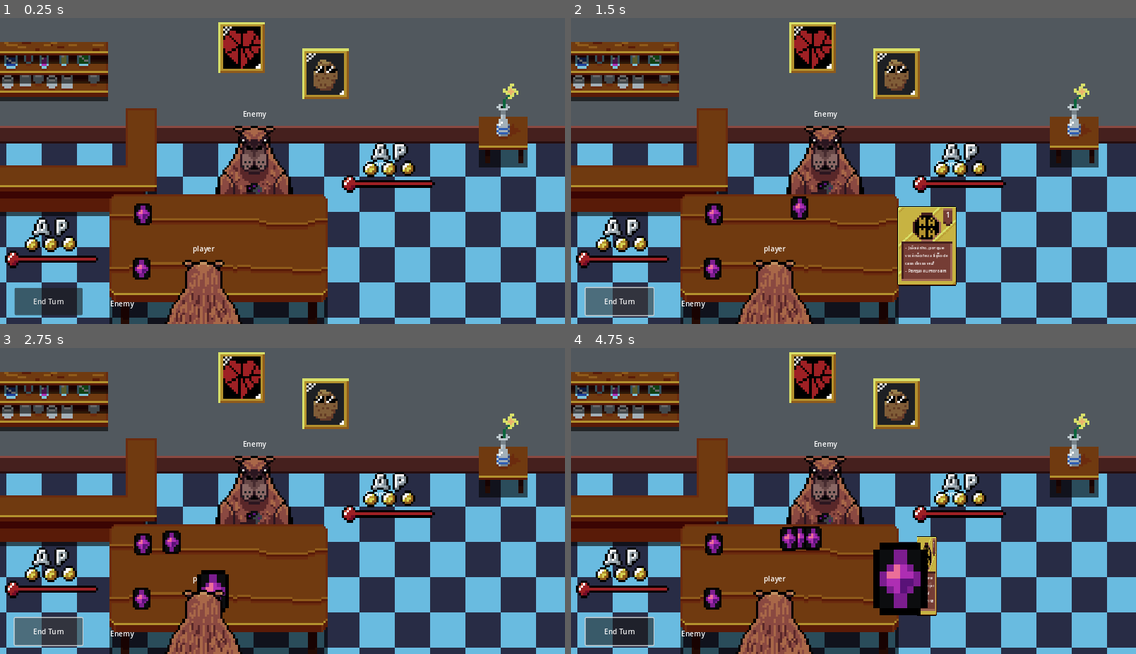
Above: before the commit, frames 1-4 (two rows, left to right).
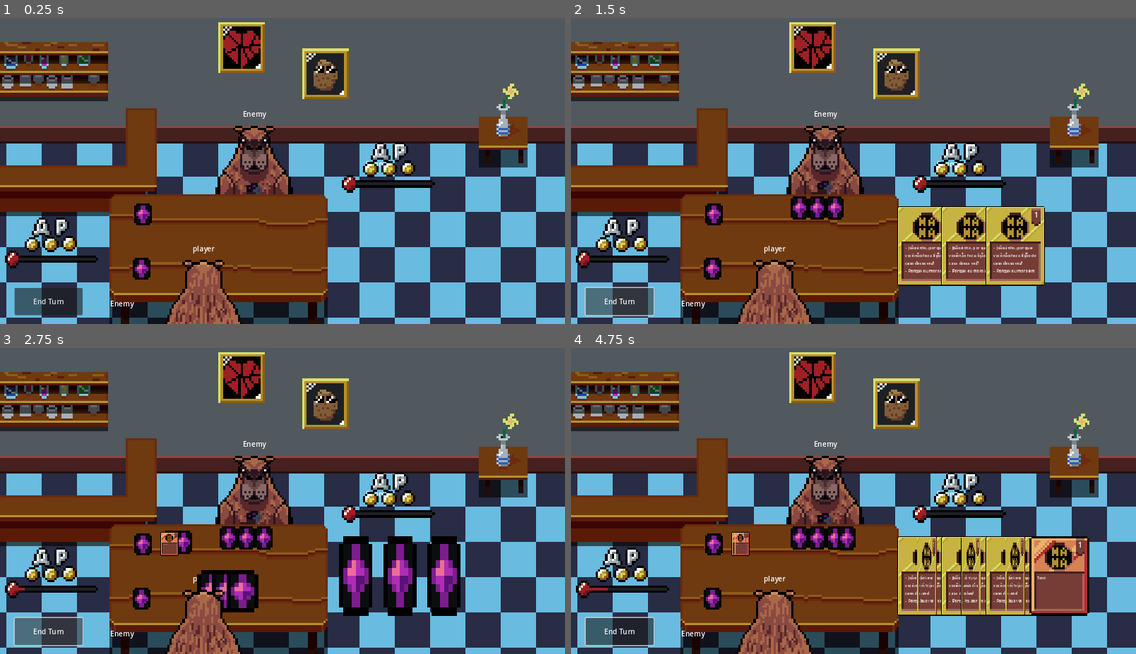
Above: after the commit, the same moments.

Repository: Buckviser/GameJam
Game: Godot game, scene res://scenes/battle_table.tscn
The game is run twice, just before and just after one commit, with the same random seed, the same clock (stepped at 60 frames per second) and the same inputs.
Inputs (mouse positions are in pixels of both pictures, inside the frame that each line leads up to):
- Up to frame 1 (0.25 s): no input
- Up to frame 2 (1.5 s): click "End Turn" at 0.5 s; click "End Turn" at 1.25 s
- Up to frame 3 (2.75 s): click "End Turn" at 2 s
- Up to frame 4 (4.75 s): tap Enter at 2.75 s; move the mouse to (977, 479) at 2.77 s; tap Z at 2.85, 3.6, 4.35 s; click (977, 479) at 2.92 s; tap Space at 3.02, 3.77 s; move the mouse to (740, 510) at 3.52 s; click (740, 510) at 3.67 s; move the mouse to (910, 424) at 4.27 s; click (910, 424) at 4.42 s

The runs differ from the first frame. In frame 1, 0.3% of the frame differs, in the area x 3-77%, y 53-80%; in frame 2, 5.3%; in frame 3, 6.5%; in frame 4, 10%, in the area x 6-92%, y 53-88%.
Error before the commit: Invalid call. Nonexistent function 'can_use_card' in base 'Node2D (Character)'. (res://scenes/battle_table.tscn::GDScript_si2f6:123)
Error after the commit: Invalid access to property or key 'card_owner' on a base object of type 'null instance'. (res://scenes/battle_table.tscn::GDScript_si2f6:117)

Commit message:
save

Diff:
--- a/scenes/battle_table.tscn
+++ b/scenes/battle_table.tscn
@@ -85,14 +85,9 @@
 
 	enemy_data[\"name\"] = \"Enemy\"
 	enemy_data[\"sprite\"] = \"res://sprites/Enemy.png\"
-	enemy_data[\"draw_amount\"] = 1
-
-	player_data[\"draw_amount\"] = 1
 	var card_factory := CardFactory.new()
 
 	for i in range(0, 15):
-#		player_data[\"deck\"].append(_test_card.duplicate(true))
-#		enemy_data[\"deck\"].append(_test_card_2.duplicate(true))
 		player_data[\"deck\"].append(card_factory.get_card_info())
 		enemy_data[\"deck\"].append(_test_card_2.duplicate(true))
 
@@ -118,8 +113,10 @@
 
 	_player_obj = p_player
 	p_player.set_character_type(\"player\")
-
 	_enemy_obj = p_enemy
+
+	$gui.link_character_to_gui(p_player, true)
+	$gui.link_character_to_gui(p_enemy, false)
 
 	p_player.position = _player_position.position
 	p_enemy.position = _enemy_position.position
@@ -135,7 +132,7 @@
 	if p_card.card_owner != _action_owner:
 		return
 
-	if p_card.card_owner.can_use_card(p_card) == false:
+	if p_card.card_owner.request_card_activation(p_card) == false:
 		return
 
 	var final_pos
@@ -161,11 +158,15 @@
 	if p_card.card_owner == _enemy_obj:
 		p_card.flip(false, true)
 		_enemy_discard_pile.append(p_card.get_card_data())
-		$gui/player_health.text = str(_player_obj.receive_damage(p_card))
+		if _player_obj.receive_damage(p_card):
+			_end_match(_enemy_obj)
+			return
 
 	else:
 		_player_discard_pile.append(p_card.get_card_data())
-		$gui/enemy_health.text = str(_enemy_obj.receive_damage(p_card))
+		if _enemy_obj.receive_damage(p_card):
+			_end_match(_player_obj)
+			return
 
 
 # --- Private Functions ---
@@ -209,6 +210,8 @@
 func _new_turn() -> void:
 	await _discard_characters_cards()
 	_draw_characters_cards()
+	_enemy_obj.new_turn()
+	_player_obj.new_turn()
 	_action_owner = _player_obj
 
 
@@ -303,6 +306,14 @@
 	await tween.finished
 
 
+func _end_match(p_winner: Character) -> void:
+	if p_winner == _player_obj:
+		print(\"player win\")
+
+	else:
+		print(\"player lose\")
+
+
 func _connect_player_card_signals(p_card: Node2D) -> void:
 	var child = p_card.get_child(1)
 
@@ -361,6 +372,81 @@
 
 func _on_end_turn_button_pressed() -> void:
 	_enemy_turn()
+"
+
+[sub_resource type="GDScript" id="GDScript_faqgp"]
+script/source = "extends CanvasLayer
+
+# --- Signals ---
+# --- Enums ---
+# --- Constants ---
+
+
+# --- Exported Variables ---
+@export var _player_laugh_bar: TextureProgressBar
+@export var _player_action_points: Sprite2D
+@export var _enemy_laugh_bar: TextureProgressBar
+@export var _enemy_action_points: Sprite2D
+
+
+# --- Public Variables ---
+# --- Private Variables ---
+# --- Onready Variables ---
+
+
+# --- Engine Callbacks ---
+func _ready() -> void:
+	pass
+
+
+# --- Public Functions ---
+func link_character_to_gui(p_character: Character, p_is_player: bool) -> void:
+	if p_is_player:
+		_player_laugh_bar.max_value = p_character.laugh_limit
+
+	else:
+		_enemy_laugh_bar.max_value = p_character.laugh_limit
+
+	p_character.action_points_changed.connect(_on_action_points_changed.bind(p_is_player))
+	p_character.laugh_gauge_changed.connect(_on_laugh_gauge_changed.bind(p_is_player))
+
+
+func unlink_character_to_gui(p_character: Character) -> void:
+	p_character.action_points_changed.disconnect(_on_action_points_changed)
+	p_character.laugh_gauge_changed.disconnect(_on_laugh_gauge_changed)
+
+
+# --- Private Functions ---
+# - Common Use Functions -
+# - Setget Functions -
+
+
+# - Signal Functions -
+func _on_action_points_changed(p_current_value: int, p_is_player: bool) -> void:
+	var container
+
+	if p_is_player:
+		container = _player_action_points
+
+	else:
+		container = _enemy_action_points
+
+	for node in container.get_children():
+		if p_current_value >= node.name.to_int():
+			node.visible = true
+
+		else:
+			node.visible = false
+
+
+func _on_laugh_gauge_changed(p_current_value: int, p_is_player: bool) -> void:
+	print(p_current_value)
+	if p_is_player:
+		_player_laugh_bar.value = p_current_value
+
+	else:
+		_enemy_laugh_bar.value = p_current_value
+
 "
 
 [node name="battle_table" type="Control" node_paths=PackedStringArray("_enemy_hand_container", "_player_hand_container" …(200 unchanged characters)…
@@ -420,7 +506,12 @@
 position = Vector2(-174, 106)
 texture = ExtResource("2_7xvee")
 
-[node name="gui" type="CanvasLayer" parent="."]
+[node name="gui" type="CanvasLayer" parent="." node_paths=PackedStringArray("_player_laugh_bar", "_player_action_points", "_enemy_laugh_bar", "_enemy_action_points")]
+script = SubResource("GDScript_faqgp")
+_player_laugh_bar = NodePath("player_status/laugh_bar/progress")
+_player_action_points = NodePath("player_status/action_points")
+_enemy_laugh_bar = NodePath("enemy_status/laugh_bar/progress")
+_enemy_action_points = NodePath("enemy_status/action_points")
 
 [node name="end_turn_button" type="Button" parent="gui"]
 offset_left = 33.0
@@ -495,7 +586,6 @@
 offset_left = 30.0
 offset_right = 205.0
 offset_bottom = 40.0
-value = 100.0
 nine_patch_stretch = true
 texture_progress = ExtResource("5_4ib00")
 
@@ -595,7 +685,6 @@
 offset_left = 30.0
 offset_right = 205.0
 offset_bottom = 40.0
-value = 100.0
 nine_patch_stretch = true
 texture_progress = ExtResource("5_4ib00")
 
--- a/scenes/card.tscn
+++ b/scenes/card.tscn
@@ -46,12 +46,12 @@
 var card_owner: Character
 var card_power: int
 var card_type: String
+var card_cost := 1
 
 
 # --- Private Variables ---
 var _card_name: String
 var _card_text: String
-var _card_cost := 1
 var _card_rarity := 1
 var _flip_side := 0
 
@@ -69,11 +69,11 @@
 	_card_name = p_dict_info[\"name\"]
 	_card_text = p_dict_info[\"text\"]
 	card_type = p_dict_info[\"type\"]
-	_card_cost = p_dict_info[\"cost\"]
+	card_cost = p_dict_info[\"cost\"]
 	_card_rarity = p_dict_info[\"rarity\"]
 
 	_card_description_node.text = _card_text
-	_card_cost_node.text = str(_card_cost)
+	_card_cost_node.text = str(card_cost)
 	_solve_card_power()
 
 	match _card_rarity:
@@ -108,7 +108,7 @@
 	dict[\"name\"] = _card_name
 	dict[\"text\"] = _card_text
 	dict[\"type\"] = card_type
-	dict[\"cost\"] = _card_cost
+	dict[\"cost\"] = card_cost
 	dict[\"rarity\"] = _card_rarity
 
 	return dict
@@ -171,33 +171,33 @@
 # - Common Use Functions -
 func _solve_card_power() -> void:
 	if _card_rarity == 1:
-		if _card_cost == 1:
+		if card_cost == 1:
 			card_power = 3
 
-		elif _card_cost == 2:
+		elif card_cost == 2:
 			card_power = 4
 
-		elif _card_cost == 3:
+		elif card_cost == 3:
 			card_power = 6
 
 	elif _card_rarity == 2:
-		if _card_cost == 1:
+		if card_cost == 1:
 			card_power = 5
 
-		elif _card_cost == 2:
+		elif card_cost == 2:
 			card_power = 7
 
-		elif _card_cost == 3:
+		elif card_cost == 3:
 			card_power = 9
 
 	elif _card_rarity == 3:
-		if _card_cost == 1:
+		if card_cost == 1:
 			card_power = 8
 
-		elif _card_cost == 2:
+		elif card_cost == 2:
 			card_power = 10
 
-		elif _card_cost == 3:
+		elif card_cost == 3:
 			card_power = 11
 
 
--- a/scripts/card_factory.gd
+++ b/scripts/card_factory.gd
@@ -6,15 +6,382 @@
 # --- Exported Variables ---
 # --- Public Variables ---
 
-var a = {
-	"name": "Card", "text": "Test", "type": Constants.JokesTypes.PIADINHAS,
-	"rarity": 1, "cost": 1, "base_force": 1
+
+# --- Private Variables ---
+var _objects_cards := {
+	1: [
+		{"name": "",
+		"text": "Por que a moça adotou uma garrafa?
+		Porque ela era uma garrafa pet",
+		"type": Constants.JokesTypes.OBJETO, "rarity": 1, "cost": 2},
+
+		{"name": "",
+		"text": "O que o martelo foi fazer na igreja?
+		Ele foi pregar",
+		"type": Constants.JokesTypes.OBJETO, "rarity": 1, "cost": 1},
+
+		{"name": "",
+		"text": "Qual o nome da mãe de todos os legumes?
+		Mãe-dioca",
+		"type": Constants.JokesTypes.OBJETO, "rarity": 1, "cost": 1},
+
+		{"name": "",
+		"text": "Qual é a tecla favorita do astronauta?
+		O espaço",
+		"type": Constants.JokesTypes.OBJETO, "rarity": 1, "cost": 2},
+
+		{"name": "",
+		"text": "Como dar nó em duas motos?
+		Você pega Yamaha!",
+		"type": Constants.JokesTypes.OBJETO, "rarity": 1, "cost": 3},
+
+		{"name": "",
+		"text": "Qual é a cidade brasileira que não tem táxi?
+		Uberlândia",
+		"type": Constants.JokesTypes.OBJETO, "rarity": 1, "cost": 3},
+
+		{"name": "",
+		"text": "O que o tijolo falou para o outro?
+		Há um ciumento entre nós",
+		"type": Constants.JokesTypes.OBJETO, "rarity": 1, "cost": 2},
+
+		{"name": "",
+		"text": "Qual é o alimento mais sagrado que existe?
+		O amém doím",
+		"type": Constants.JokesTypes.OBJETO, "rarity": 1, "cost": 1},
+
+		{"name": "",
+		"text": "Como que o mineiro usa a internet?
+		Pelo UAI-fai",
+		"type": Constants.JokesTypes.OBJETO, "rarity": 1, "cost": 2},
+
+		{"name": "",
+		"text": "Por que o pão não entende a batata?
+		Porque o pão é francês e a batata é inglesa",
+		"type": Constants.JokesTypes.OBJETO, "rarity": 1, "cost": 2},
+	],
+
+	2: [
+		{"name": "",
+		"text": "Por que o pinheiro nunca se perde na floresta?
+		Porque ele tem uma pinha! (Um mapinha)",
+		"type": Constants.JokesTypes.OBJETO, "rarity": 2, "cost": 1},
+
+		{"name": "",
+		"text": "Qual é a fruta que sempre fica em segundo lugar?
+		A banana prata",
+		"type": Constants.JokesTypes.OBJETO, "rarity": 2, "cost": 1},
+
+		{"name": "",
+		"text": "Qual carro faz a previsão do tempo?
+		Celta preto!",
+		"type": Constants.JokesTypes.OBJETO, "rarity": 2, "cost": 2},
+
+		{"name": "",
+		"text": "Como se chama o prédio onde moram apenas cachorros?
+		Cão-domínio ",
+		"type": Constants.JokesTypes.OBJETO, "rarity": 2, "cost": 2},
+
+		{"name": "",
+		"text": "Qual é a fórmula da água benta?
+		H Deus O!",
+		"type": Constants.JokesTypes.OBJETO, "rarity": 2, "cost": 1},
+
+		{"name": "",
+		"text": "",
+		"type": Constants.JokesTypes.OBJETO, "rarity": 2, "cost": 1},
+
+		{"name": "",
+		"text": "Por que o rádio não pode ter filhos?
+		Porque ele é estéreo",
+		"type": Constants.JokesTypes.OBJETO, "rarity": 2, "cost": 3},
+
+		{"name": "",
+		"text": "",
+		"type": Constants.JokesTypes.OBJETO, "rarity": 2, "cost": 1},
+
+		{"name": "",
+		"text": "O que um álcool disse para outro álcool?
+		Etanois!",
+		"type": Constants.JokesTypes.OBJETO, "rarity": 2, "cost": 3},
+	],
+
+	3: [
+		{"name": "",
+		"text": "Qual o doce favorito do átomo?
+		Pé de Moléculas (Pé de Moleque)",
+		"type": Constants.JokesTypes.OBJETO, "rarity": 3, "cost": 3},
+
+		{"name": "",
+		"text": "Qual é o contrário de papelada?
+		Pavestida",
+		"type": Constants.JokesTypes.OBJETO, "rarity": 3, "cost": 2},
+
+		{"name": "",
+		"text": "Qual a fruta que anda de trem?
+		O kiwiiiii",
+		"type": Constants.JokesTypes.OBJETO, "rarity": 3, "cost": 1},
+	]
 }
 
-
-# --- Private Variables ---
-var _trocadilho_cards := {
+var _names_cards := {
 	1: [
+		{"name": "",
+		"text": "A Maria gosta de andar na terra, já a Marcela Pontes",
+		"type": Constants.JokesTypes.NOME, "rarity": 1, "cost": 1},
+
+		{"name": "",
+		"text": "Eu acordo bem tarde, já o Edir Macedo (Edir mais cedo)",
+		"type": Constants.JokesTypes.NOME, "rarity": 1, "cost": 2},
+
+		{"name": "",
+		"text": "Meu pai prefere cortar com a serra, já o João Machado",
+		"type": Constants.JokesTypes.NOME, "rarity": 1, "cost": 1},
+
+		{"name": "",
+		"text": "A Maria prefere cachorros, já a Patrícia Coelho",
+		"type": Constants.JokesTypes.NOME, "rarity": 1, "cost": 1},
+
+		{"name": "",
+		"text": "Qual é a cantora que dá ordens para todo mundo?
+		A Mandonna (Madonna)",
+		"type": Constants.JokesTypes.NOME, "rarity": 1, "cost": 1},
+
+		{"name": "",
+		"text": "O que a família falou quando chegou à Disney?
+		Uau, Disney! (Walt Disney)",
+		"type": Constants.JokesTypes.NOME, "rarity": 1, "cost": 1},
+
+		{"name": "",
+		"text": "Qual a cidade dos editores de vídeo?
+		Montevideo",
+		"type": Constants.JokesTypes.NOME, "rarity": 1, "cost": 2},
+
+		{"name": "",
+		"text": "Qual é o nome do deus nórdico humorista?
+		Carlos Alber-thor (Carlos Alberto)",
+		"type": Constants.JokesTypes.NOME, "rarity": 1, "cost": 3},
+
+		{"name": "",
+		"text": "Qual cantora não gosta da cidade?
+		Vanessa da Mata",
+		"type": Constants.JokesTypes.NOME, "rarity": 1, "cost": 2},
+
+		{"name": "",
+		"text": "Eu sou artista e a Patrícia, Poeta",
+		"type": Constants.JokesTypes.NOME, "rarity": 1, "cost": 1},
+	],
+
+	2: [
+		{"name": "",
+		"text": "Eu como no prato, a Cléo Pires",
+		"type": Constants.JokesTypes.NOME, "rarity": 2, "cost": 1},
+
+		{"name": "",
+		"text": "Quando eu era criança, eu comia formiga, a minha prima ração de cachorro e o José Terra",
+		"type": Constants.JokesTypes.NOME, "rarity": 2, "cost": 3},
+
+		{"name": "",
+		"text": "Eu encho o balde, mas o Valderrama (O Val derrama)",
+		"type": Constants.JokesTypes.NOME, "rarity": 2, "cost": 2},
+
+		{"name": "",
+		"text": "Eu gosto de usar gasolina, já o Vin Diesel",
+		"type": Constants.JokesTypes.NOME, "rarity": 2, "cost": 1},
+
+		{"name": "",
+		"text": "Por que o Batman colocou o Bat-móvel no seguro?
+		Porque ele tem medo que Robin!",
+		"type": Constants.JokesTypes.NOME, "rarity": 2, "cost": 3},
+
+		{"name": "",
+		"text": "Eu estava escrevendo e o John Lennon (John Lendo)",
+		"type": Constants.JokesTypes.NOME, "rarity": 2, "cost": 1},
+
+		{"name": "",
+		"text": "Um tênis foi jogado ao mar e afundou. Qual o nome do filme?
+		Titanik",
+		"type": Constants.JokesTypes.NOME, "rarity": 2, "cost": 3},
+	],
+
+	3: [
+		{"name": "",
+		"text": "Por que Napoleão adorava ir a festas?
+		Porque ele era Bom Na Party (Bonaparte)",
+		"type": Constants.JokesTypes.NOME, "rarity": 3, "cost": 1},
+
+		{"name": "",
+		"text": "Como o Batman faz para entrar na Bat-Caverna?
+		Ele bat-palma",
+		"type": Constants.JokesTypes.NOME, "rarity": 3, "cost": 3},
+
+		{"name": "",
+		"text": "Eu sou fanho, a Lady Gaga",
+		"type": Constants.JokesTypes.NOME, "rarity": 3, "cost": 2},
+	]
+}
+
+var _animals_cards := {
+	1: [
+		{"name": "",
+		"text": "Qual cachorro gosta de mergulhar?
+		O Pittbum (Pittbull)",
+		"type": Constants.JokesTypes.ANIMAL, "rarity": 1, "cost": 1},
+
+		{"name": "",
+		"text": "O que o pato disse para a pata?
+		Vem Quá!",
+		"type": Constants.JokesTypes.ANIMAL, "rarity": 1, "cost": 2},
+
+		{"name": "",
+		"text": "O que tem quatro patas e voa?
+		Um casal de passarinhos",
+		"type": Constants.JokesTypes.ANIMAL, "rarity": 1, "cost": 1},
+
+		{"name": "",
+		"text": "O que a zebra disse para a mosca?
+		Você está na minha listra negra",
+		"type": Constants.JokesTypes.ANIMAL, "rarity": 1, "cost": 1},
+
+		{"name": "",
+		"text": "Por que na Argentina as vacas vivem olhando para o céu?
+		Porque tem boi nos ares!",
+		"type": Constants.JokesTypes.ANIMAL, "rarity": 1, "cost": 2},
+
+		{"name": "",
+		"text": "O que o tubarão disse quando comeu o peixe-palhaço?
+		Que gosto engraçado!",
+		"type": Constants.JokesTypes.ANIMAL, "rarity": 1, "cost": 2},
+
+		{"name": "",
+		"text": "Como chamar um cão mágico?
+		Um Labracadabrador",
+		"type": Constants.JokesTypes.ANIMAL, "rarity": 1, "cost": 3},
+
+		{"name": "",
+		"text": "Por que os programadores não gostam da natureza?
+		Muitos bugs",
+		"type": Constants.JokesTypes.ANIMAL, "rarity": 1, "cost": 3},
+
+		{"name": "",
+		"text": "O que o coelho disse quando se assustou?
+		Minha nossa cenoura!",
+		"type": Constants.JokesTypes.ANIMAL, "rarity": 1, "cost": 1},
+
+		{"name": "",
+		"text": "Por que a galinha entrou na igreja?
+		Para ver a Missa do Galo!",
+		"type": Constants.JokesTypes.ANIMAL, "rarity": 1, "cost": 2},
+	],
+
+	2: [
+		{"name": "",
+		"text": "Como que acaba uma partida de futebol entre patos?
+		Empatado",
+		"type": Constants.JokesTypes.ANIMAL, "rarity": 2, "cost": 1},
+
+		{"name": "",
+		"text": "Qual é o animal que tá sempre dormindo?
+		O Tirano sono rex (Tiranossauro Rex)",
+		"type": Constants.JokesTypes.ANIMAL, "rarity": 2, "cost": 1},
+
+		{"name": "",
+		"text": "O que o advogado do frango foi fazer na delegacia?
+		Foi soltar a franga!",
+		"type": Constants.JokesTypes.ANIMAL, "rarity": 2, "cost": 2},
+
+		{"name": "",
+		"text": "Era uma vez um pintinho que se chama Relam.
+		Toda vez que chovia, Relam piava",
+		"type": Constants.JokesTypes.ANIMAL, "rarity": 2, "cost": 2},
+
+		{"name": "",
+		"text": "Por que o jacaré tirou o filho da escola?
+		Porque ele réptil de ano",
+		"type": Constants.JokesTypes.ANIMAL, "rarity": 2, "cost": 3},
+
+		{"name": "",
+		"text": "Qual é a galinha que cai no chão e surta?
+		A galinha cai i pira",
+		"type": Constants.JokesTypes.ANIMAL, "rarity": 2, "cost": 1},
+
+		{"name": "",
+		"text": "Por que coalas não são ursos de verdade?
+		Porque eles não têm coalaificação",
+		"type": Constants.JokesTypes.ANIMAL, "rarity": 2, "cost": 3},
+	],
+
+	3: [
+		{"name": "",
+		"text": "O que é um pontinho preto no avião?
+		Uma aeromosca",
+		"type": Constants.JokesTypes.ANIMAL, "rarity": 3, "cost": 3},
+
+		{"name": "",
+		"text": "Por que a aranha é o animal mais carente do mundo?
+		Porque 'Arac need you'",
+		"type": Constants.JokesTypes.ANIMAL, "rarity": 3, "cost": 1},
+
+		{"name": "",
+		"text": "O que o pintinho caipira diz?
+		Pir",
+		"type": Constants.JokesTypes.ANIMAL, "rarity": 3, "cost": 2},
+	]
+}
+
+var _piadinhas_cards := {
+	1: [
+		{"name": "Conversa de patos",
+		"text": "Um pato olha para o outro e fala 'Quack' o outro vira e fala
+		 'Cara eu ia dizer isso agora'",
+		"type": Constants.JokesTypes.PIADINHAS, "rarity": 1, "cost": 1},
+
+		{"name": "Conversa de patos",
+		"text": "Duas vacas estão pastando, quando uma pergunta:
+			- Você não tem medo de pegar a doença da vaca louca?
+			- Por que teria? Eu sou um helicóptero",
+		"type": Constants.JokesTypes.PIADINHAS, "rarity": 1, "cost": 1},
+
+		{"name": "Numeros",
+		"text": "Qual é o animal que tem 3,14 olhos? O piolho.
+		E como fica quem o pega? Cosseno.",
+		"type": Constants.JokesTypes.PIADINHAS, "rarity": 1, "cost": 2},
+
+		{"name": "Futebol",
+		"text": "Qual o time favorito de Cristóvão Colombo? Náutico.
+		E de dom Pedro I? Benfica.
+		E de Nero? Botafogo. ",
+		"type": Constants.JokesTypes.PIADINHAS, "rarity": 1, "cost": 3},
+
+		{"name": "Artes",
+		"text": "– Vou dar quinze segundos para responderem quem pintou a Mona Lisa.
+		Joãozinho: – Só quinze? Dá vinte!",
+		"type": Constants.JokesTypes.PIADINHAS, "rarity": 1, "cost": 3},
+
+		{"name": "Ferramentas",
+		"text": "Por que o martelo e a tesoura são hidrocarbonetos?
+		Porque o martelo é propino, e a tesoura é propano.",
+		"type": Constants.JokesTypes.PIADINHAS, "rarity": 1, "cost": 3},
+
+		{"name": "Zoologico",
+		"text": "Por que o míope não vai ao zoológico?
+		Porque ele usa lente divergente, e não de ver bicho",
+		"type": Constants.JokesTypes.PIADINHAS, "rarity": 1, "cost": 2},
+
+		{"name": "Fisica",
+		"text": "O físico pinguço bebe porque é líquido.
+		Se fosse sólido, ele comia.",
+		"type": Constants.JokesTypes.PIADINHAS, "rarity": 1, "cost": 1},
+
+		{"name": "Cinema",
+		"text": "O técnico foi formatar o PC do Arnold Schwarzenegger e perguntou:
+			– Instala o XP? Arnold respondeu:
+			– Instala Vista, baby.",
+		"type": Constants.JokesTypes.PIADINHAS, "rarity": 1, "cost": 2},
+
+		{"name": "Informatica",
+		"text": "O que é um terapeuta? 1.024 gigapeutas.",
+		"type": Constants.JokesTypes.PIADINHAS, "rarity": 1, "cost": 1},
 
 	],
 	2: [
@@ -24,17 +391,53 @@
 		– Me dê 10 pratas e eu te conto",
 		"type": Constants.JokesTypes.PIADINHAS, "rarity": 2, "cost": 1},
 
+		{"name": "Elétrons",
+		"text": "– Por que os elétrons não foram convidados para a festa?
+		– Porque são muito negativos.",
+		"type": Constants.JokesTypes.PIADINHAS, "rarity": 2, "cost": 3},
+
+		{"name": "Coca e Fanta",
+		"text": "Por que a Coca-Cola e a Fanta se dão muito bem?
+		Porque se a Fanta quebra, a Coca, Cola!",
+		"type": Constants.JokesTypes.PIADINHAS, "rarity": 2, "cost": 2},
+
+		{"name": "Socorro!",
+		"text": "– Por que o bombeiro não gosta de andar?
+		– Porque ele socorre!",
+		"type": Constants.JokesTypes.PIADINHAS, "rarity": 2, "cost": 3},
+
+		{"name": "Cavalinho!",
+		"text": "Você conhece o site do cavalinho?
+		É www ponto cavalinho ponto com ponto com ponto com ponto com.",
+		"type": Constants.JokesTypes.PIADINHAS, "rarity": 2, "cost": 1},
+
+		{"name": "Pato e Ganso",
+		"text": "Um pato fala para o outro 'Quack' um ganso chega e fala
+		'Guá' ai o outro pato fala 'ih o cara mudando de assunto'",
+		"type": Constants.JokesTypes.PIADINHAS, "rarity": 2, "cost": 2},
+
+		{"name": "IT",
+		"text": "Suporte técnico: – Por favor, senhor, poderia me dizer o que o
+		senhor vê no lado direito do seu monitor?
+		– Uma samambaia.",
+		"type": Constants.JokesTypes.PIADINHAS, "rarity": 2, "cost": 1},
+
 	],
 	3: [
 		{"name": "Joãozinho não fez o dever de casa",
-		"text": "– Joãozinho, por que você não fez a lição de casa dessa vez?\n– Porque eu moro em apartamento. ",
+		"text": "– Joãozinho, por que você não fez a lição de casa dessa vez?
+		– Porque eu moro em apartamento. ",
 		"type": Constants.JokesTypes.PIADINHAS, "rarity": 3, "cost": 1},
 
-		{"name": "Joãozinho não fez o dever de casa",
-		"text": "A professora já muito irritada pergunta para o Joãozinho:
-			– Joãozinho, por que você não fez a lição de casa dessa vez?
-			– Porque eu moro em apartamento. ",
-		"type": Constants.JokesTypes.PIADINHAS, "rarity": 3, "cost": 1},
+		{"name": "Capivarias",
+		"text": "Qual o plural de capivara? CAPIVÁRIAS",
+		"type": Constants.JokesTypes.PIADINHAS, "rarity": 3, "cost": 3},
+
+		{"name": "Caipira",
+		"text": "Um caipira está assistindo à TV. O amigo chega e pergunta:
+			- E aí, firme?
+			- Não, futebor.",
+		"type": Constants.JokesTypes.PIADINHAS, "rarity": 3, "cost": 2},
 	]
 }
 
@@ -50,7 +453,7 @@
 
 # --- Public Functions ---
 func get_card_info() -> Dictionary:
-	return _trocadilho_cards[3][0]
+	return _piadinhas_cards[3][0]
 
 
 
--- a/scripts/character.gd
+++ b/scripts/character.gd
@@ -13,6 +13,7 @@
 
 
 # --- Public Variables ---
+var is_player_character := false
 var player_name: String = "Matheus"
 var current_laugh := 0
 var current_action_points := 3
@@ -43,11 +44,11 @@
 	emit_signal("action_points_changed", current_action_points)
 
 
-func request_action_points_use(p_amount: int) -> bool:
-	if p_amount > current_action_points:
+func request_card_activation(p_card: Node2D) -> bool:
+	if p_card.card_cost > current_action_points:
 		return false
 
-	current_action_points -= p_amount
+	current_action_points -= p_card.card_cost
 	emit_signal("action_points_changed", current_action_points)
 	return true
 
@@ -72,15 +73,16 @@
 func set_character_type(p_type: String) -> void:
 	if p_type == "player":
 		$Sprite2D.z_index = 1
+		is_player_character = true
 
 	else:
 		$Sprite2D.z_index = -1
 
 
-func receive_damage(p_card: Node2D) -> int:
-	current_laugh += min(-5, p_card.card_power - resistences[p_card.card_type])
+func receive_damage(p_card: Node2D) -> bool:
+	current_laugh += max(-5, p_card.card_power - resistences[p_card.card_type])
 	emit_signal("laugh_gauge_changed", current_laugh)
-	return current_laugh
+	return current_laugh >= laugh_limit
 
 
 # --- Private Functions ---
--- a/scripts/constants.gd
+++ b/scripts/constants.gd
@@ -12,7 +12,7 @@
 const TEST_PLAYER_DATA := {
 	"name": "player",
 	"sprite": "res://sprites/Player.png",
-	"laugh_limit": 100,
+	"laugh_limit": 25,
 	"resistences": {JokesTypes.TOC_TOC: 1, JokesTypes.PIADINHAS: 1,
 	JokesTypes.NOME: 1, JokesTypes.ANIMAL: 1, JokesTypes.OBJETO: 1},
 	"draw_amount": 3,
Not shown: 1 places in scenes/battle_table.tscn that only renumber resources
